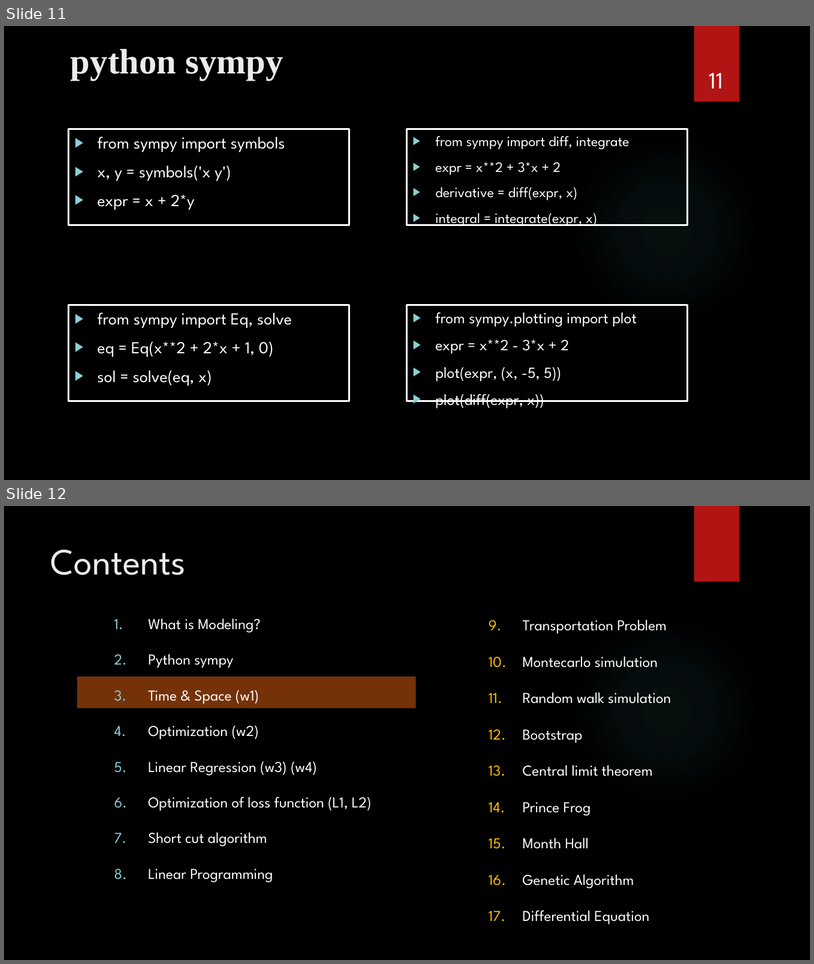
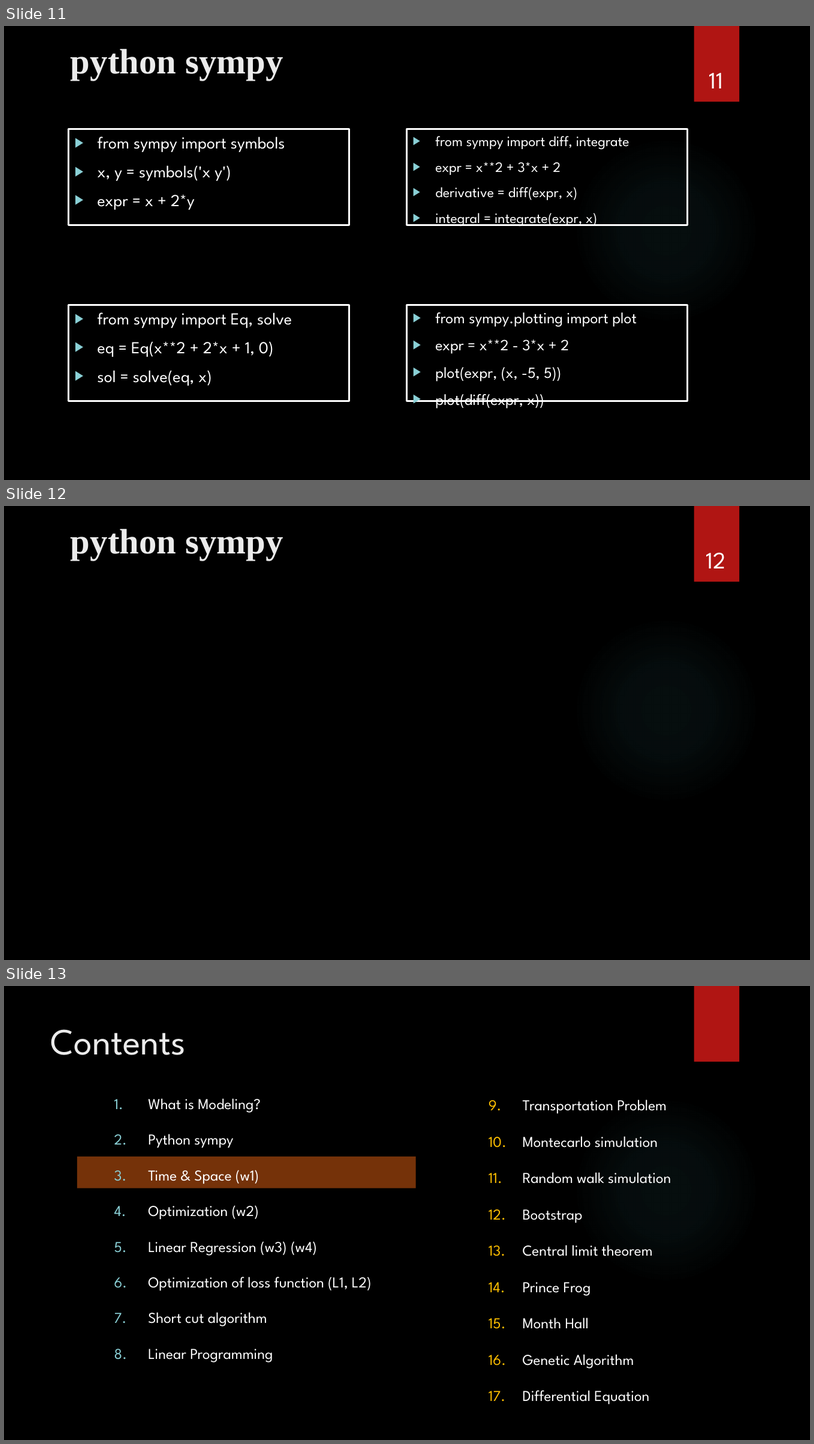
Before and after one commit to ancestor9/mathematics-for-machine-learning, a slide deck: Calculus/Modeling_Simulation.pptx. Shown one above the other, each under a label of ours: slides 11 and 12 before the commit, slides 11, 12 and 13 after it. The pictures are 814x964 and 814x1444 pixels, drawn with LibreOffice and Linux fonts; fonts in the diff are those of the drawing; background and template pictures are left out. Boxes give left, top, right and bottom in pixels: in the first picture for what was removed or moved away, otherwise in the second. Text is boxed around its words. In the diff, an @@ line names an element or a change of style, - is before the commit and + after.

```diff
--- a/Calculus/Modeling_Simulation.pptx
+++ b/Calculus/Modeling_Simulation.pptx
@@ slide 12 added at [4,506,810,960], background picture (left out); not listed: 2 template elements that a slide beside it also shows @@
@@ title added at [71,529,283,560], 42 pt, text #EBEBEB, bold @@
+python sympy
@@ page number added at [707,552,726,568], 28 pt, text #FFFFFF @@
+12
@@ what was slide 12 is now slide 13 @@
```
Also in this commit, not shown: 1 slide changed, 2 other slides added.
